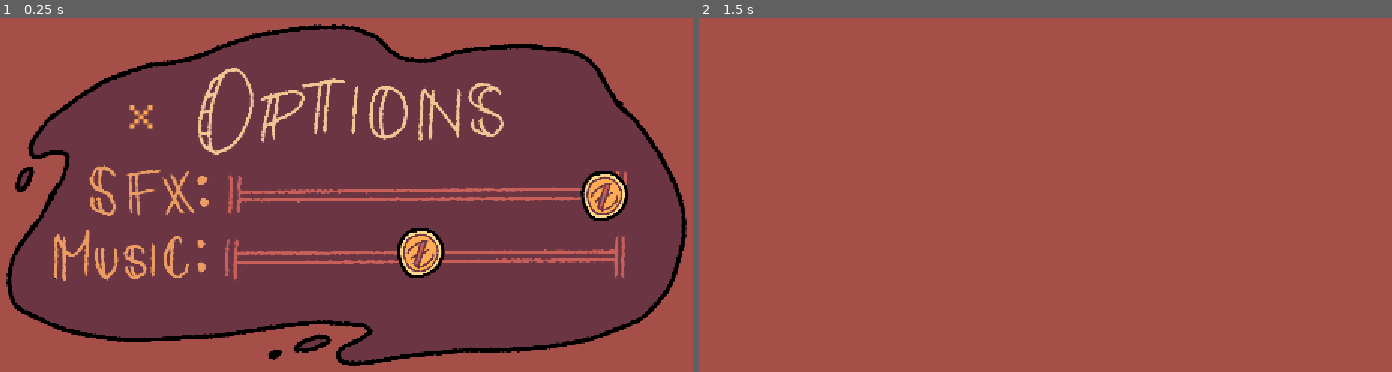
Above: before the commit, frames 1-2 (left to right).
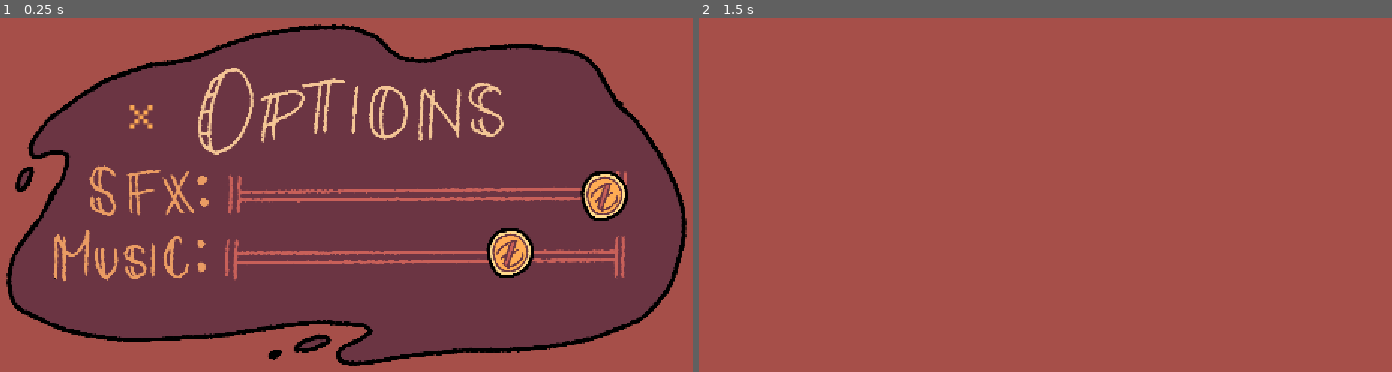
Above: after the commit, the same moments.

Repository: kayillustrations/Follow-The-Gold
Game: Godot game, scene res://ui/option_menu.tscn
Two runs of this game, one before a commit and one after it. Both use one fixed random seed, a clock stepped at 60 frames per second and the inputs below. This scene is started directly instead of the project's main scene. Sound files missing from this copy of the repository are replaced by a short silence.
Inputs (mouse positions are in pixels of both pictures, inside the frame that each line leads up to):
- Up to frame 1 (0.25 s): no input
- Up to frame 2 (1.5 s): tap Enter (ui_accept) at 0.5, 0.77 s; move the mouse to (1218, 166) at 0.52 s; hold D (right) 0.53-1.25 s; tap Space (Boost) at 0.6 s; click "x" at 1.25 s

The runs differ from the first frame. In frame 1, 1.3% of the frame differs, in the area x 57-78%, y 59-74%; in frame 2, nothing differs.
Error before the commit: Cannot call method 'get_length' on a null value. (res://_globals/autoloads/5.music_manager.gd:58)
Error after the commit: Cannot call method 'get_length' on a null value. (res://_globals/autoloads/5.music_manager.gd:59)

Commit message:
more audio balancing

Diff:
--- a/_globals/autoloads/1.scene_loader.tscn
+++ b/_globals/autoloads/1.scene_loader.tscn
@@ -34,6 +34,6 @@
 
 [node name="Click" type="AudioStreamPlayer2D" parent="."]
 stream = ExtResource("4_cijvv")
-volume_db = 1.0
-pitch_scale = 0.6
+volume_db = 6.0
+pitch_scale = 2.0
 bus = &"SFX"
--- a/_globals/autoloads/4.GameManager.gd
+++ b/_globals/autoloads/4.GameManager.gd
@@ -31,7 +31,7 @@
 	SignalBus.dead.connect(EndGame)
 
 func EndGame():
-	MusicManager._switchmusic("res://sound/music/gameover_v1_cutloop.ogg", "res://sound/music/gameover_v1_wrappedloop.ogg", -10.2)
+	MusicManager._switchmusic("res://sound/music/gameover_v1_cutloop.ogg", "res://sound/music/gameover_v1_wrappedloop.ogg", -10)
 	var end_scene = SceneLoader.AddTempScene(SceneLoader.end_menu)
 	end_scene.Config()
 	pass
--- a/_globals/autoloads/5.music_manager.gd
+++ b/_globals/autoloads/5.music_manager.gd
@@ -3,6 +3,7 @@
 @export var cutloop_stream: AudioStreamOggVorbis
 @export var wrappedloop_stream: AudioStreamOggVorbis
 @export var dbScale: float = -5.00
+var db_offset: float = 10
 
 var intro_player: AudioStreamPlayer
 var loop_player: AudioStreamPlayer
@@ -39,7 +40,7 @@
 		add_child(intro_player)
 
 
-	intro_player.volume_db = newVol
+	intro_player.volume_db = newVol - db_offset
 	intro_player.play(0.0)
 	loop_started = false
 
--- a/objects/player.tscn
+++ b/objects/player.tscn
@@ -200,6 +200,7 @@
 
 [node name="Audio_vision" type="AudioStreamPlayer2D" parent="."]
 stream = ExtResource("6_5esnd")
+volume_db = -5.0
 bus = &"SFX"
 
 [node name="Audio_slow" type="AudioStreamPlayer2D" parent="."]
@@ -208,6 +209,7 @@
 
 [node name="Audio_disorient" type="AudioStreamPlayer2D" parent="."]
 stream = ExtResource("8_s4hvt")
+volume_db = -5.0
 bus = &"SFX"
 
 [node name="Audio_coin" type="AudioStreamPlayer2D" parent="."]
--- a/saves/settings.cfg
+++ b/saves/settings.cfg
@@ -1,5 +1,5 @@
 [0]
 
 debug_mode=true
-volume_music=0.479
+volume_music=0.733
 volume_sfx=1.0
--- a/ui/option_menu.gd
+++ b/ui/option_menu.gd
@@ -9,8 +9,15 @@
 		$ColorRect.visible = true
 	%SFX_Slider.value = GameSave.volume_sfx
 	%Music_Slider.value = GameSave.volume_music
+
+	Sounds(%SFX_Slider)
+	Sounds(%Music_Slider)
 	pass # Replace with function body.
 
+func Sounds(slider):
+	slider.connect("focus_entered",SceneLoader.ButtonHover)
+	slider.connect("mouse_entered",SceneLoader.ButtonHover)
+	slider.connect("drag_started",SceneLoader.ButtonClick)
 
 func _on_button_pressed() -> void:
 	SceneLoader.DeleteTempScene(self)
@@ -18,6 +25,7 @@
 
 func _on_sfx_slider_value_changed(value: float) -> void:
 	AudioServer.set_bus_volume_db(sfx_index,linear_to_db(value))
+
 	pass # Replace with function body.
 
 func _on_music_slider_value_changed(value: float) -> void:
